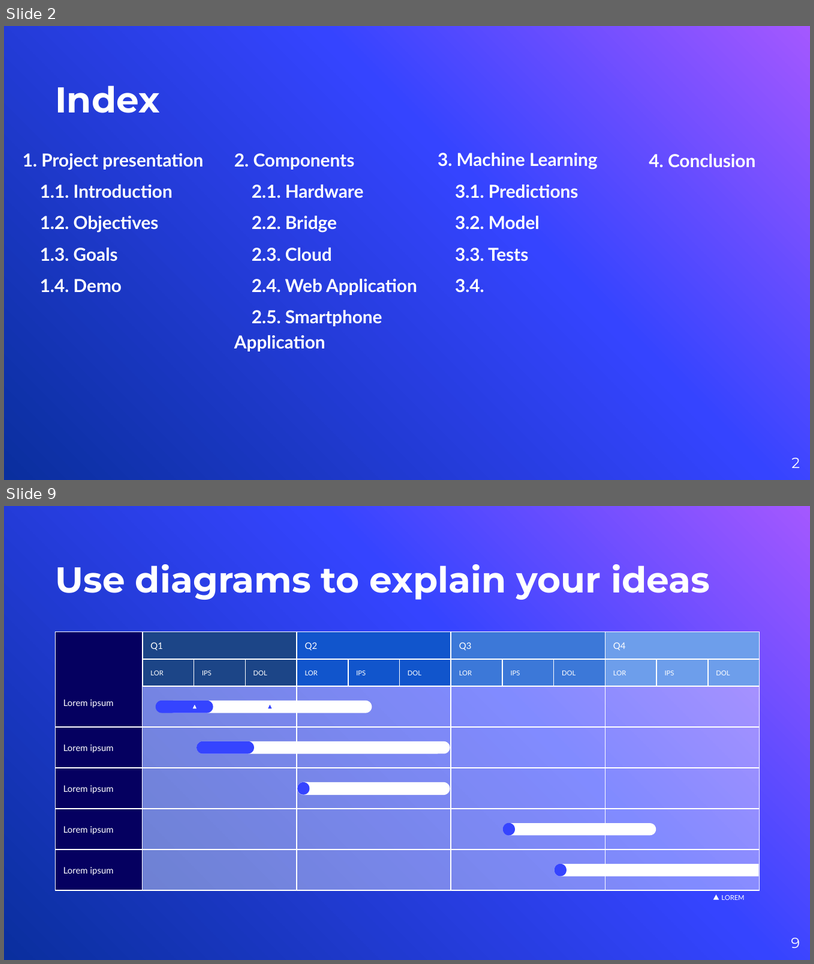
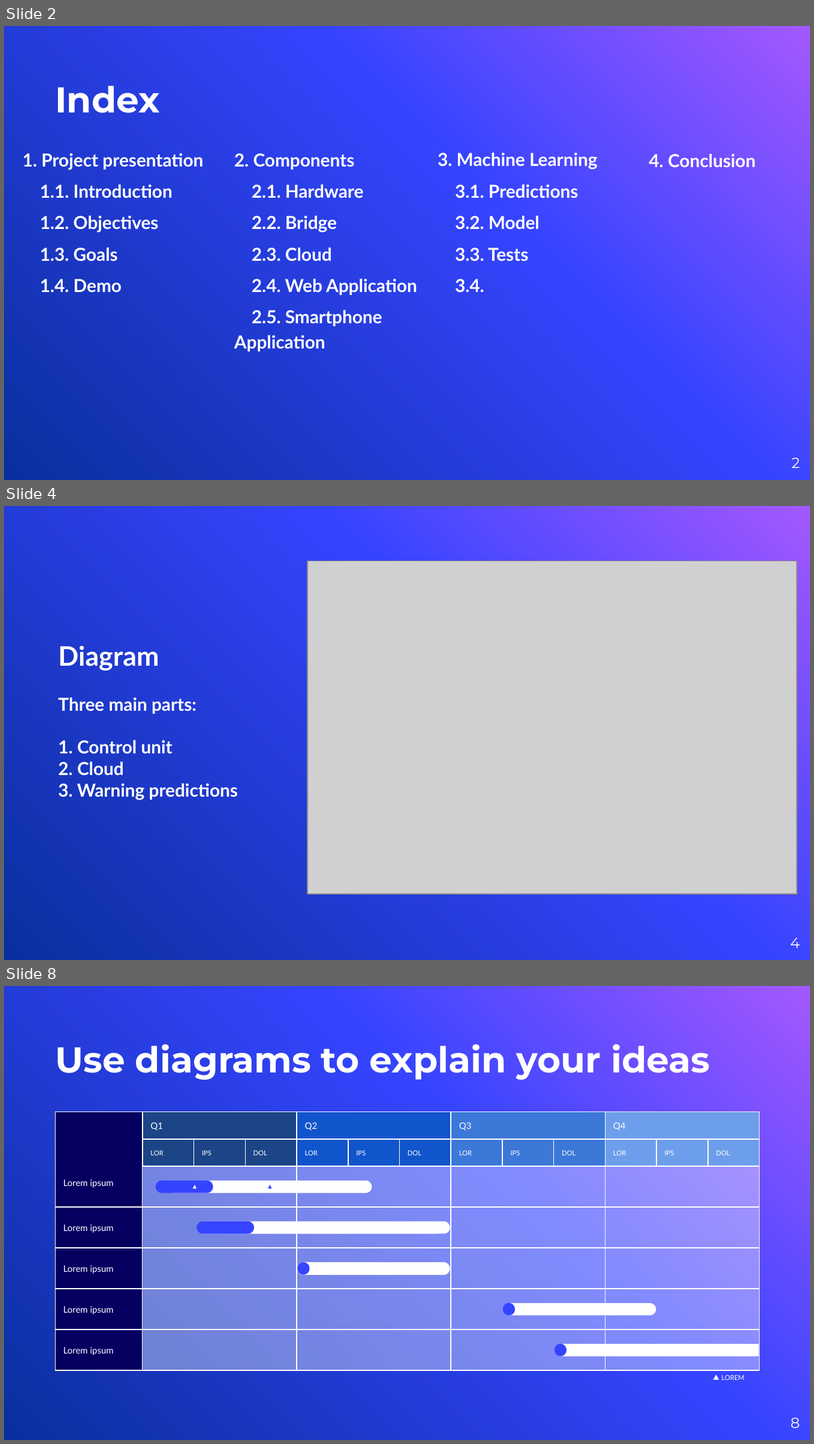
Before and after one commit to andrea-grandi/iot_project, a slide deck: presentation/presentation.pptx. Shown one above the other, each under a label of ours: slides 2 and 9 before the commit, slides 2, 4 and 8 after it; the slides between them are not shown. The pictures are 814x964 and 814x1444 pixels, drawn with LibreOffice and Linux fonts; fonts in the diff are those of the drawing; grey boxes stand for pictures; background and template pictures are left out. Boxes give left, top, right and bottom in pixels: in the first picture for what was removed or moved away, otherwise in the second. Text is boxed around its words. In the diff, an @@ line names an element or a change of style, - is before the commit and + after.

```diff
--- a/presentation/presentation.pptx
+++ b/presentation/presentation.pptx
@@ slide 4 added at (4, 506, 810, 960), background gradient #A458FF to #3544FF to #0A2F9E @@
@@ picture added at (307, 561, 797, 893) @@
@@ text added at (58, 645, 238, 800), 16 pt, text #FFFFFF, bold @@
+Diagram
+Three main parts:
+1. Control unit
+2. Cloud
+3. Warning predictions
@@ page number added at (791, 937, 800, 948), 13 pt, text #FFFFFF @@
+4
@@ what was slide 9 is now slide 8 @@
@@ page number at (791, 1417, 800, 1428): text changed @@
-9
+8
```
Also in this commit, not shown: 6 slides changed, 2 other slides added, 4 slides removed, 2 other files.
